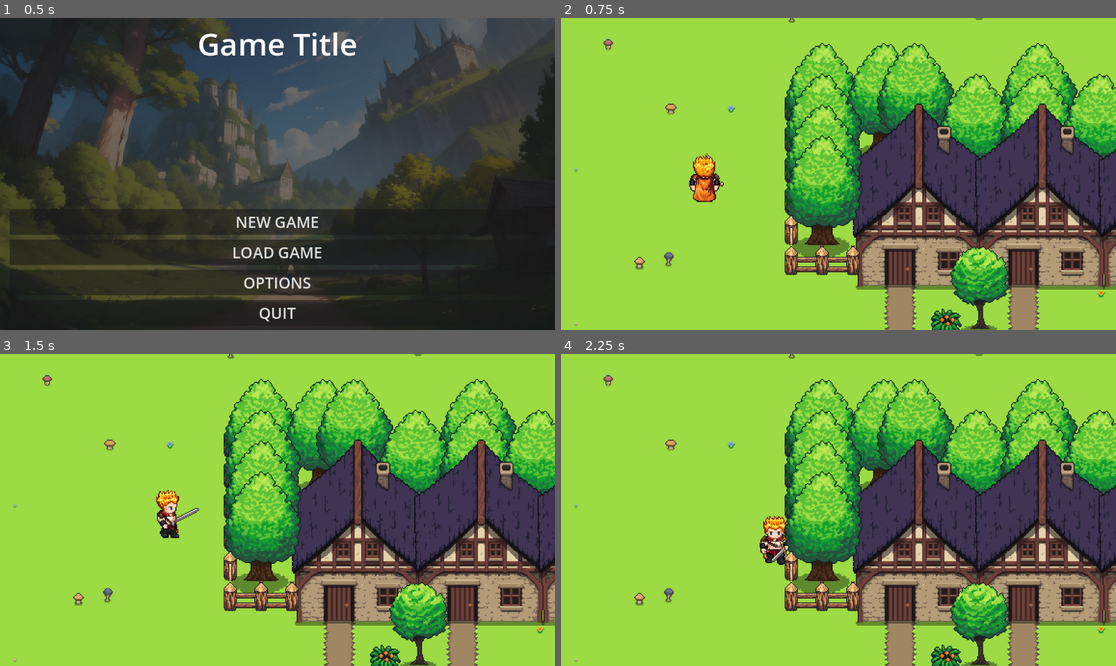
Above: before the commit, frames 1-4 (two rows, left to right).
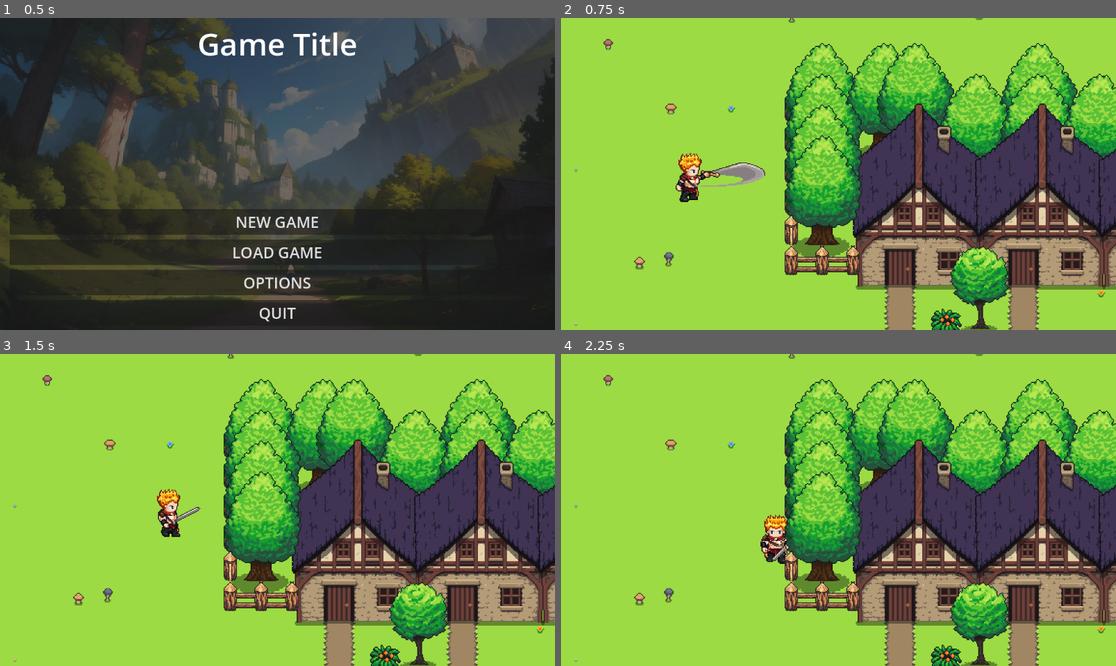
Above: after the commit, the same moments.

Repository: emre-buruk007/Godot-RPG
Game: Godot game, scene res://Scenes/GameScreens/main_menu.tscn
Two runs of this game, one before a commit and one after it. Both use one fixed random seed, a clock stepped at 60 frames per second and the inputs below.
Inputs:
- Up to frame 1 (0.5 s): no input
- Up to frame 2 (0.75 s): click "NEW GAME" at 0.5 s
- Up to frame 3 (1.5 s): tap Enter at 1.25 s; hold Right (ui_right) from 1.28 s (still down)
- Up to frame 4 (2.25 s): release Right (ui_right) at 2.03 s; hold Down (ui_down) from 2.03 s (still down)

Frame 1 is identical in both runs. In frame 2, 1.4% of the frame differs, in the area x 20-37%, y 43-60%; in frame 3, 0.4%; in frame 4, 0.5%.

Commit message:
Project abandoning

Diff:
--- /dev/null
+++ b/Scenes/Characters/Scripts/Zombie.gd
@@ -0,0 +1,8 @@
+extends CharacterBody2D
+
+
+@export var move_speed = 65
+
+
+func _physics_process(delta):
+	pass
--- a/Scenes/Characters/Zombie.tscn
+++ b/Scenes/Characters/Zombie.tscn
@@ -1,5 +1,6 @@
-[gd_scene load_steps=62 format=3 uid="uid://ynuq1py20ul3"]
-
+[gd_scene load_steps=63 format=3 uid="uid://ynuq1py20ul3"]
+
+[ext_resource type="Script" path="res://Scenes/Characters/Scripts/Zombie.gd" id="1_w7bcu"]
 [ext_resource type="Texture2D" uid="uid://5tf2xwfuoxq5" path="res://Assets/Characters/zombie.png" id="1_x7vjv"]
 
 [sub_resource type="AtlasTexture" id="AtlasTexture_tnie0"]
@@ -458,6 +459,7 @@
 [node name="CharacterBody2D" type="CharacterBody2D"]
 collision_layer = 2
 collision_mask = 17
+script = ExtResource("1_w7bcu")
 
 [node name="AnimatedSprite2D" type="AnimatedSprite2D" parent="."]
 sprite_frames = SubResource("SpriteFrames_30ces")
@@ -470,6 +472,7 @@
 shape = SubResource("CapsuleShape2D_crgtp")
 
 [node name="DetectionArea" type="Area2D" parent="."]
+collision_layer = 128
 
 [node name="CollisionShape2D" type="CollisionShape2D" parent="DetectionArea"]
 shape = SubResource("CircleShape2D_6ek0a")
--- a/Scenes/Characters/main_character.tscn
+++ b/Scenes/Characters/main_character.tscn
@@ -1,8 +1,24 @@
-[gd_scene load_steps=47 format=3 uid="uid://rr4utbe5gulh"]
+[gd_scene load_steps=51 format=3 uid="uid://rr4utbe5gulh"]
 
 [ext_resource type="Script" path="res://Scenes/Characters/Scripts/main_character.gd" id="1_6a6wu"]
 [ext_resource type="Texture2D" uid="uid://pedohisw235g" path="res://Assets/Characters/Download14503.png" id="2_245yp"]
 
+[sub_resource type="AtlasTexture" id="AtlasTexture_2j15y"]
+atlas = ExtResource("2_245yp")
+region = Rect2(256, 1984, 64, 64)
+
+[sub_resource type="AtlasTexture" id="AtlasTexture_2o2dn"]
+atlas = ExtResource("2_245yp")
+region = Rect2(448, 1984, 64, 64)
+
+[sub_resource type="AtlasTexture" id="AtlasTexture_y1tcw"]
+atlas = ExtResource("2_245yp")
+region = Rect2(640, 1984, 64, 64)
+
+[sub_resource type="AtlasTexture" id="AtlasTexture_jhjvf"]
+atlas = ExtResource("2_245yp")
+region = Rect2(821, 1984, 124, 64)
+
 [sub_resource type="AtlasTexture" id="AtlasTexture_q7n4b"]
 atlas = ExtResource("2_245yp")
 region = Rect2(0, 1280, 64, 64)
@@ -173,6 +189,23 @@
 
 [sub_resource type="SpriteFrames" id="SpriteFrames_bpler"]
 animations = [{
+"frames": [{
+"duration": 1.0,
+"texture": SubResource("AtlasTexture_2j15y")
+}, {
+"duration": 1.0,
+"texture": SubResource("AtlasTexture_2o2dn")
+}, {
+"duration": 1.0,
+"texture": SubResource("AtlasTexture_y1tcw")
+}, {
+"duration": 1.0,
+"texture": SubResource("AtlasTexture_jhjvf")
+}],
+"loop": true,
+"name": &"AttackRight",
+"speed": 5.0
+}, {
 "frames": [{
 "duration": 1.0,
 "texture": SubResource("AtlasTexture_q7n4b")
@@ -355,9 +388,11 @@
 script = ExtResource("1_6a6wu")
 
 [node name="AnimatedSprite2D" type="AnimatedSprite2D" parent="."]
+position = Vector2(1, -1)
 sprite_frames = SubResource("SpriteFrames_bpler")
-animation = &"WalkingUp"
-frame_progress = 0.628164
+animation = &"AttackRight"
+frame = 3
+frame_progress = 0.887408
 
 [node name="CollisionShape2D" type="CollisionShape2D" parent="."]
 position = Vector2(0, 18)
Not shown, added: Readme.md
